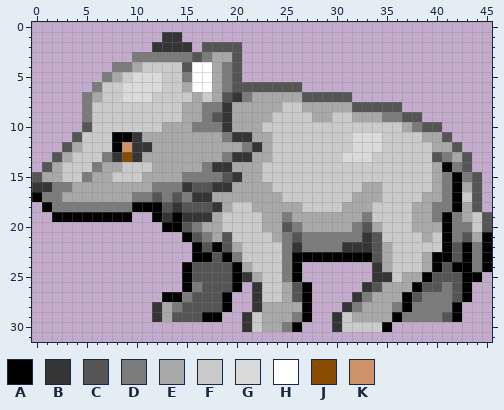
Pixel-art sprite -- assets/images/dog_images/dog_west_right.png. The picture above was drawn from the file before the commit.
The file is 46x32 pixels. Colours within 5 levels of each other are drawn and written as one.
Palette (. is transparent): A #000000  B #353535  C #555555  D #7b7b7b  E #a8a8a8  F #cacaca  G #dadada  H #ffffff  J #884d00  K #ce9269
The same view after the edit:
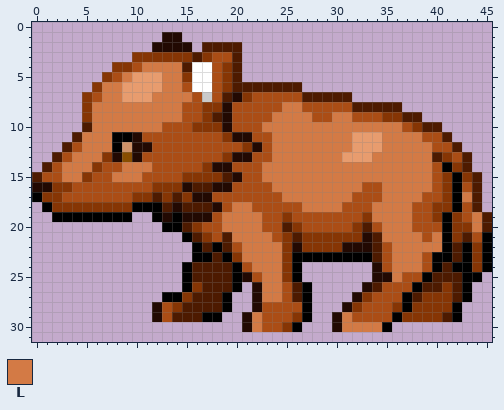
Colours new in this view: L #d37a45
The author wrote: Change dog sprite to brown version to enhance colour contrast with sheep
Edits made:
colour B: #353535 -> #220902
colour C: #555555 -> #4d1a00
colour D: #7b7b7b -> #863504
colour E: #a8a8a8 -> #ab4d15
colour G: #dadada -> #e89c6e
y 4: x 11..14 FFFF -> LLLL
y 5: x 9 F -> L; x 13..14 FF -> LL
y 6: x 7..8 FF -> LL; x 13..14 FF -> LL
y 7: x 7..8 FF -> LL; x 12..15 FFFF -> LLLL
y 8: x 6..14 FFFFFFFFF -> LLLLLLLLL; x 25..26 FF -> LL
y 9: x 6..14 FFFFFFFFF -> LLLLLLLLL; x 24..27 FFFF -> LLLL; x 30..31 FF -> LL
y 10: x 6..12 FFFFFFF -> LLLLLLL; x 23..36 FFFFFFFFFFFFFF -> LLLLLLLLLLLLLL
y 11: x 5..7 FFF -> LLL; x 24..31 FFFFFFFF -> LLLLLLLL; x 35..38 FFFF -> LLLL
y 12: x 5..7 FFF -> LLL; x 24..31 FFFFFFFF -> LLLLLLLL; x 35..39 FFFFF -> LLLLL
y 13: x 4..6 FFF -> LLL; x 24..30 FFFFFFF -> LLLLLLL; x 34..39 FFFFFF -> LLLLLL
y 14: x 3..5 FFF -> LLL; x 9..11 FFF -> LLL; x 23..39 FFFFFFFFFFFFFFFFF -> LLLLLLLLLLLLLLLLL
y 15: x 3..4 FF -> LL; x 8..10 FFF -> LLL; x 23..39 FFFFFFFFFFFFFFFFF -> LLLLLLLLLLLLLLLLL
y 16: x 24..32 FFFFFFFFF -> LLLLLLLLL; x 35..39 FFFFF -> LLLLL
y 17: x 25..31 FFFFFFF -> LLLLLLL; x 35..38 FFFF -> LLLL; x 43 F -> L
y 18: x 20..21 FF -> LL; x 27..30 FFFF -> LLLL; x 34..37 FFFF -> LLLL
y 19: x 19..22 FFFF -> LLLL; x 34..37 FFFF -> LLLL; x 44 F -> L
y 20: x 19..22 FFFF -> LLLL; x 35..37 FFF -> LLL; x 44 F -> L
y 21: x 20..23 FFFF -> LLLL; x 35..38 FFFF -> LLLL; x 40 F -> L
y 22: x 21..24 FFFF -> LLLL; x 36..40 FFFFF -> LLLLL
y 23: x 21..24 FFFF -> LLLL; x 36..38 FFF -> LLL
y 24: x 22..24 FFF -> LLL; x 36..38 FFF -> LLL
y 25: x 23..24 FF -> LL; x 36 F -> L
y 26..27: x 23..24 FF -> LL
y 29: x 22 F -> L; x 31 F -> L
y 30: x 22 F -> L; x 31..34 FFFF -> LLLL
Boxes around the changes in both pictures, in picture pixels (x1, y1, x2, y2):
changed: (32, 32, 492, 332)
